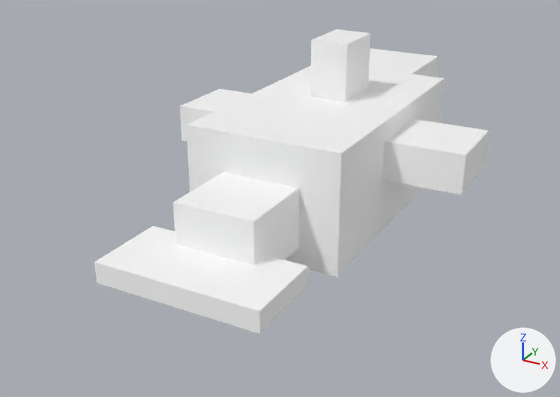
A saved change to the glTF model models/creatures/seal/model.gltf.
Rendered twice from a 50 mm lens placed at (1.04, -2.22, 1.22), pointed at (-0.11, -0.13, 0.17). The axes (+X, +Y, +Z) are drawn at lower right. The lights are the same throughout. The older version comes first. Vertices at exactly the same position are counted once.

Script lines for the objects in view, before the commit:
```python
mat_body = principled_material('body')
mat_body.base_color = (1.0, 1.0, 1.0)  # white #ffffff
mat_body.metallic = 1.0
mat_body.roughness = 1.0
me_mesh_0 = bpy.data.meshes.new('Mesh_0')
me_mesh_0.from_pydata(...)  # 80 vertices, 132 faces; spans x -0.5..0.5, y -0.88..0.75, z 0.12..0.69
me_mesh_0.materials.append(mat_body)  # white #ffffff
ob_mesh = bpy.data.objects.new('mesh', me_mesh_0)
ob_mesh.location = (0.0, 0.0, 0.0)
```
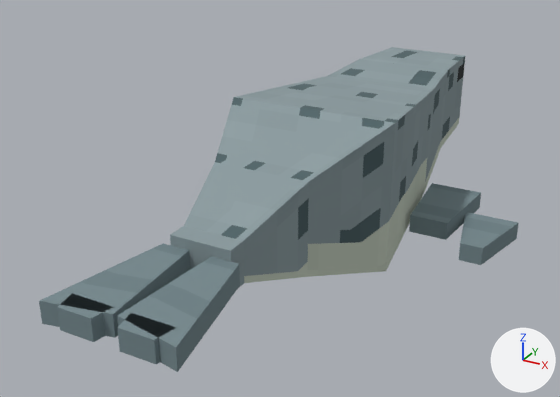
What changed in the scene script:
```text
Add img_body_png:
    img_body_png = load_image('body.png', 'textures/body.png', 128, 128, 'sRGB')
Change mat_body:
    remove # nodes: BsdfPrincipled, OutputMaterial
    remove # colours: white #ffffff
    nodes: BsdfPrincipled, Math x2, OutputMaterial, TexImage
    uses the picture img_body_png
Change me_mesh_0:
    used by ob_mesh; location = (0.0, 0.0, 0.0)
    remove me_mesh_0.from_pydata(...)  # 80 vertices, 132 faces; spans x -0.5..0.5, y -0.88..0.75, z 0.12..0.69
    add me_mesh_0.from_pydata(...)  # 120 vertices, 216 faces; spans x -0.59..0.59, y -1.12..1.16, z 0.0..0.5
    me_mesh_0 part 1: the loose piece of 8 vertices spanning x -0.12..0.12, y -0.69..-0.44, z 0.19..0.38 is scaled about its middle by (0.45, 0.25, 0.333), then moved by (-0.09, -0.53, -0.03)
    me_mesh_0 part 2: the loose piece of 8 vertices spanning x -0.12..0.12, y -0.38..-0.12, z 0.19..0.44 is scaled about its middle by (0.45, 0.25, 0.25), then moved by (0.09, -0.84, -0.06)
    me_mesh_0 part 3: the loose piece of 8 vertices spanning x -0.25..0.25, y -0.44..0.44, z 0.12..0.5 is rebuilt with 32 vertices and now spans x -0.28..0.28, y -0.75..1.0, z 0.0..0.5
    me_mesh_0 part 4: the loose piece of 12 vertices spanning x -0.06..0.06, y 0.0..0.19, z 0.5..0.69 is deleted
    me_mesh_0 part 5: the loose piece of 8 vertices spanning x -0.5..-0.25, y -0.12..0.12, z 0.31..0.44 is deleted
    me_mesh_0 part 6: the loose piece of 8 vertices spanning x 0.25..0.5, y -0.12..0.12, z 0.31..0.44 is deleted
    me_mesh_0 part 7: the loose piece of 8 vertices spanning x -0.19..0.12, y 0.44..0.75, z 0.25..0.5 is deleted
    me_mesh_0 part 8
    12 vertices are removed from x -0.25..0.25, y -0.88..-0.62, z 0.19..0.25
    24 faces are deleted
    40 vertices are added at x -0.59..0.59, y -1.12..1.12, z 0.0..0.36
    24 new vertices lie (0.0, 0.0, 0.06) away from vertices in x -0.59..0.59, y -1.12..0.44, z 0.0..0.22
    96 new faces join them
    other edits to the shape of me_mesh_0 do not show in these pictures
```

Changed parts and their boxes (x1, y1, x2, y2) in the pictures (560 x 397 px; the box of a moved part takes in the faces that stretch with it):
'mesh', surface changed, reshaped (21% wider, 7% taller)
    before: (94, 29, 489, 334)
    after: (39, 47, 519, 372)
part 1 of me_mesh_0, moved or reshaped
    before: (173, 172, 299, 265)
    after: (57, 293, 112, 342)
part 2 of me_mesh_0, moved or reshaped (not visible before)
    after: (117, 313, 175, 364)
part 3 of me_mesh_0, rebuilt (14% wider, 14% taller)
    before: (186, 66, 444, 277)
    after: (170, 47, 465, 288)
part 4 of me_mesh_0, deleted
    before: (311, 29, 371, 102)
part 5 of me_mesh_0, deleted
    before: (180, 89, 250, 141)
part 6 of me_mesh_0, deleted
    before: (382, 119, 489, 195)
part 7 of me_mesh_0, deleted
    before: (369, 48, 438, 77)
part 8 of me_mesh_0, built on
    before: (94, 226, 308, 334)
    after: (39, 183, 519, 372)
